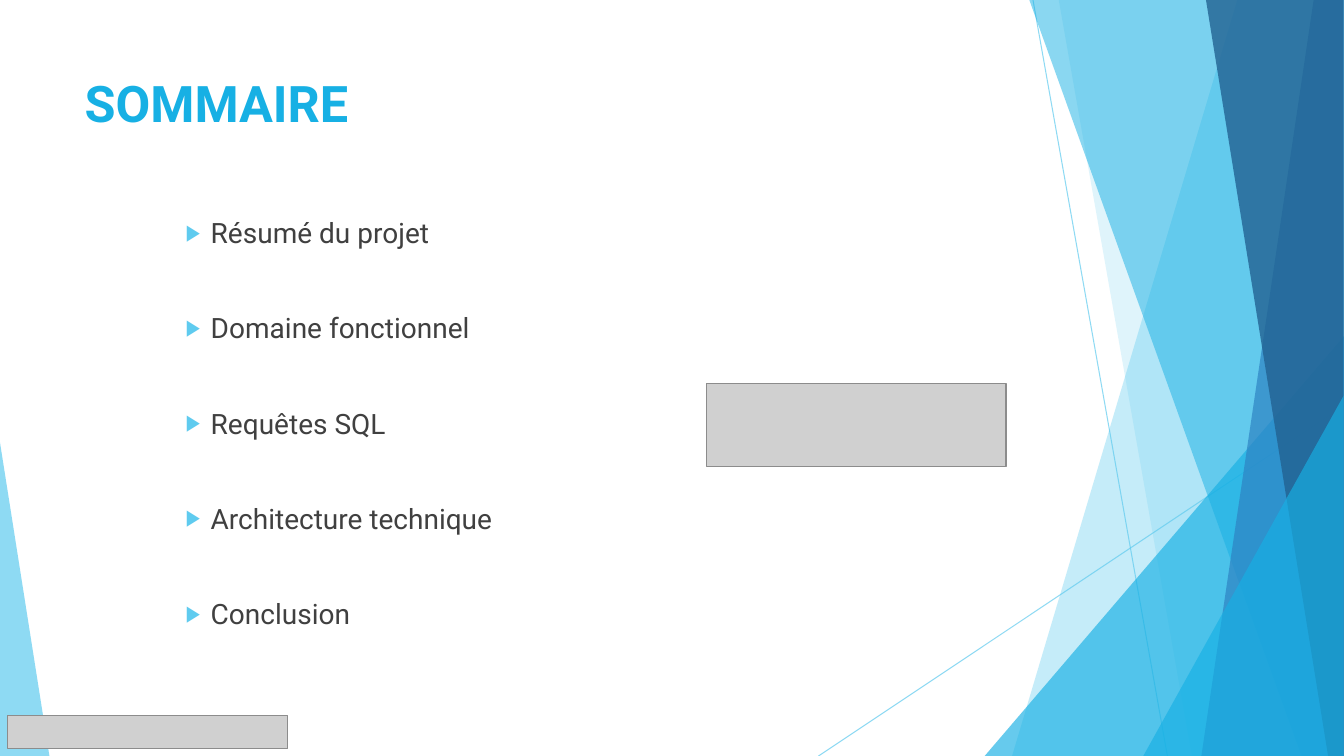
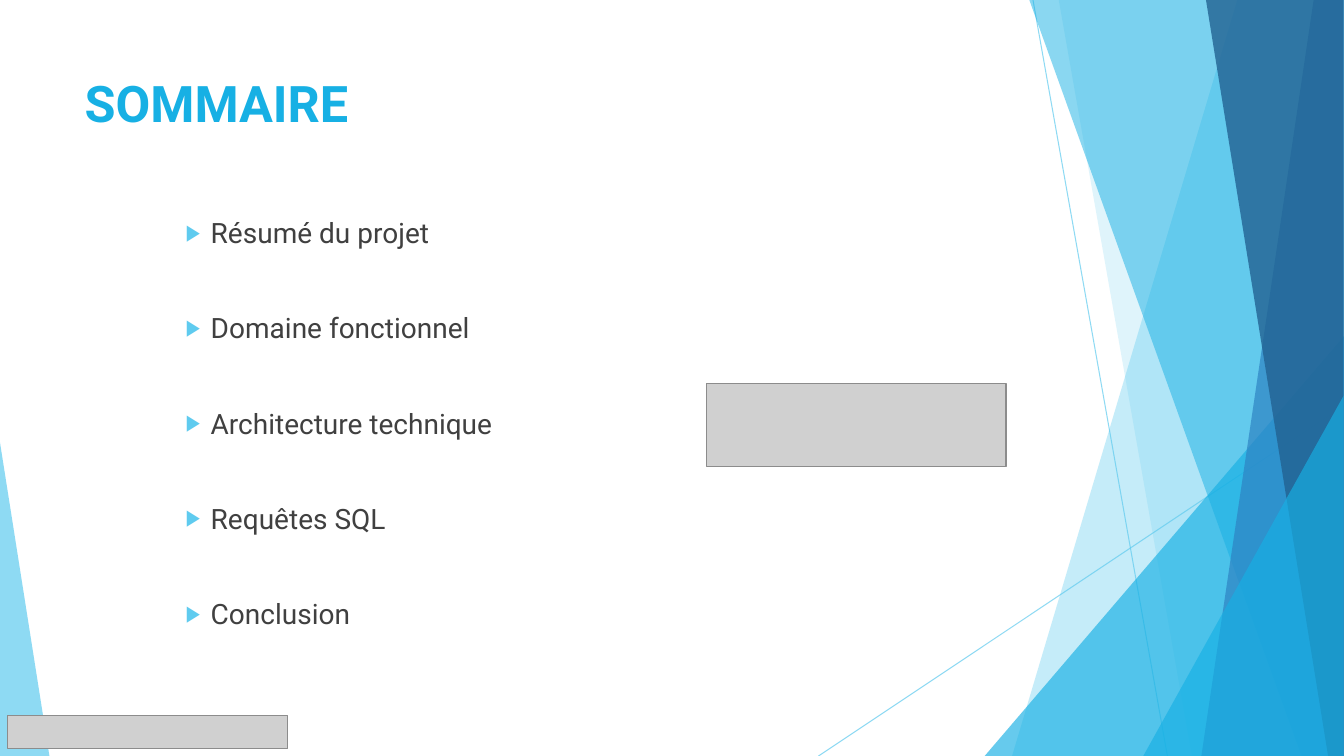
Before and after one commit to Eidocode/OC_Project6, a slide deck: slide 2 of presentation/Presentation.pptx. Drawn at 1344x756 pixels with LibreOffice and Linux fonts; fonts in the diff are those of the drawing; grey boxes stand for pictures. Boxes give left, top, right and bottom in pixels: in the first picture for what was removed or moved away, otherwise in the second. Text is boxed around its words. In the diff, an @@ line names an element or a change of style, - is before the commit and + after.

Commit message:
- Modified Presentation.pptx

```diff
--- a/presentation/Presentation.pptx
+++ b/presentation/Presentation.pptx
@@ text at <box>211,413,492,440</box>: paragraph added @@
+    ▶ Architecture technique
@@ text at <box>211,508,492,535</box>: paragraph removed @@
-    ▶ Architecture technique
```
